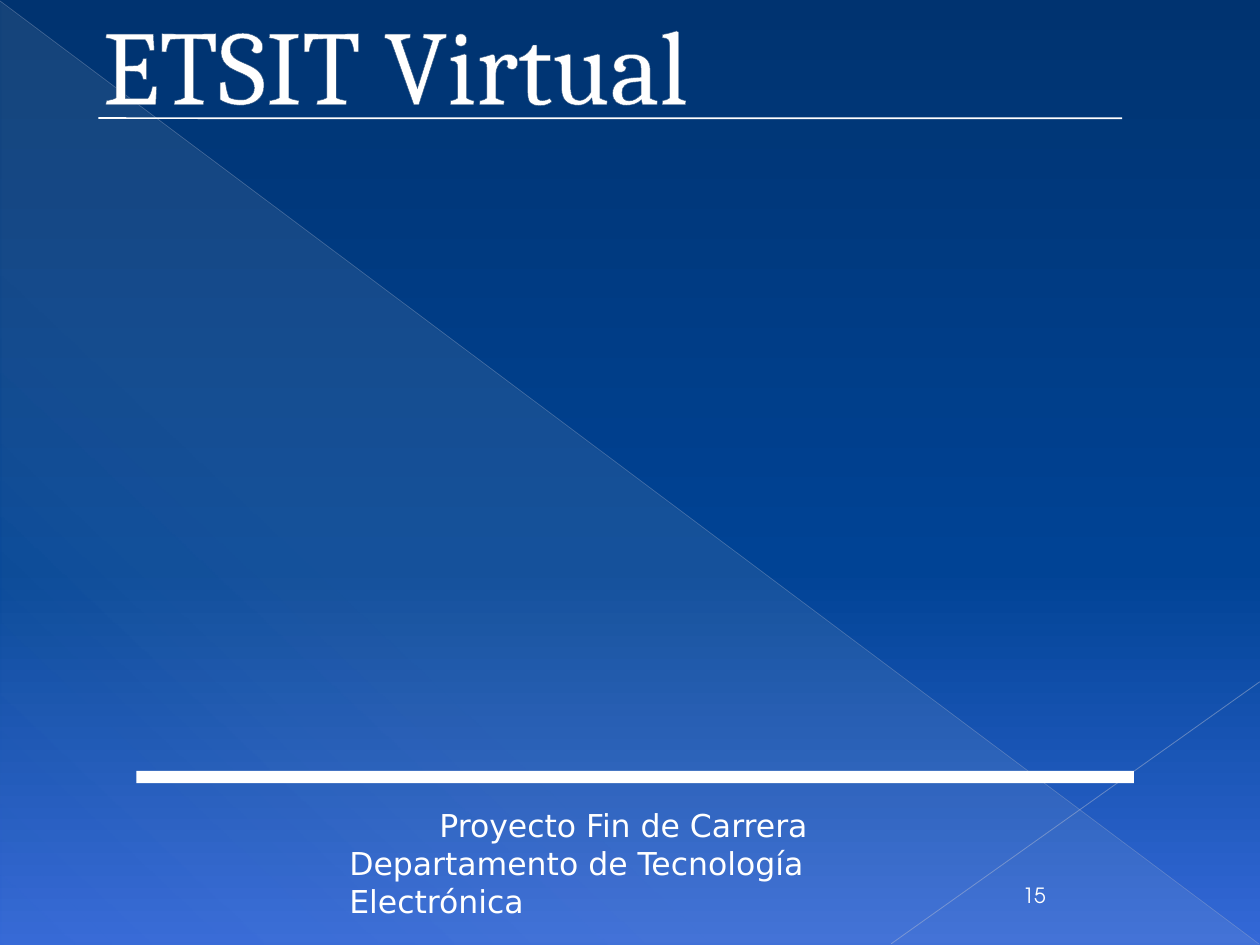
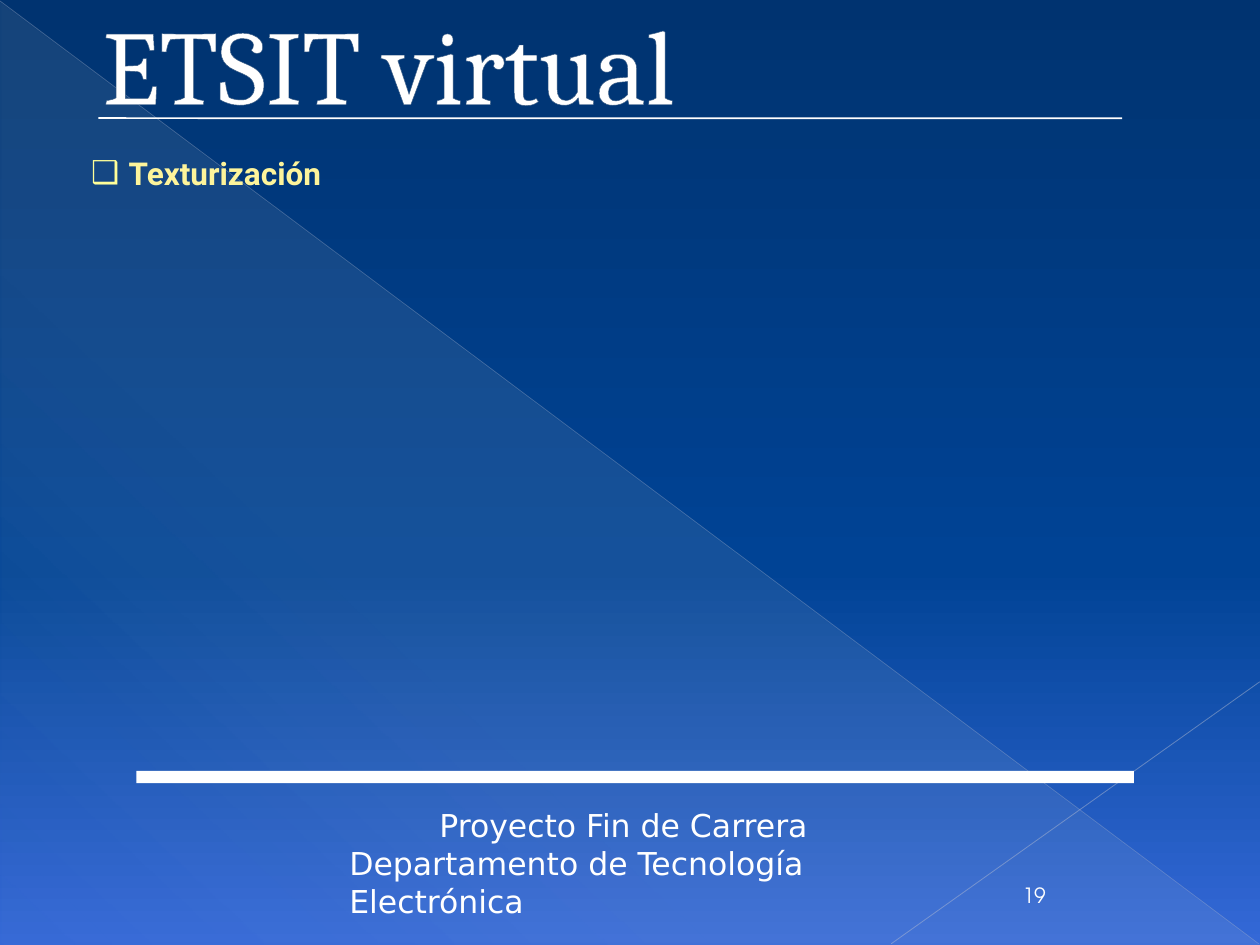
Before and after one commit to mjromper/test, a slide deck: slide 19 of DOCUMENTACION/presentacion/presentacionPFC27.pptx (slide 15 before the commit). Drawn at 1260x945 pixels with LibreOffice and Linux fonts; fonts in the diff are those of the drawing; background and template pictures are left out. Boxes give left, top, right and bottom in pixels: in the first picture for what was removed or moved away, otherwise in the second. Text is boxed around its words. In the diff, an @@ line names an element or a change of style, - is before the commit and + after.

```diff
--- a/DOCUMENTACION/presentacion/presentacionPFC27.pptx
+++ b/DOCUMENTACION/presentacion/presentacionPFC27.pptx
@@ title at <box>103,31,674,127</box>: text changed @@
-ETSIT Virtual
+ETSIT virtual
@@ text added at <box>129,161,321,190</box>, 18 pt, text #FDF49B, bold @@
+❑ Texturización
@@ page number at <box>1023,887,1046,903</box>: text changed @@
-15
+19
```
Also in this commit, not shown: 9 other slides changed, 5 slides added, 1 slide removed.
